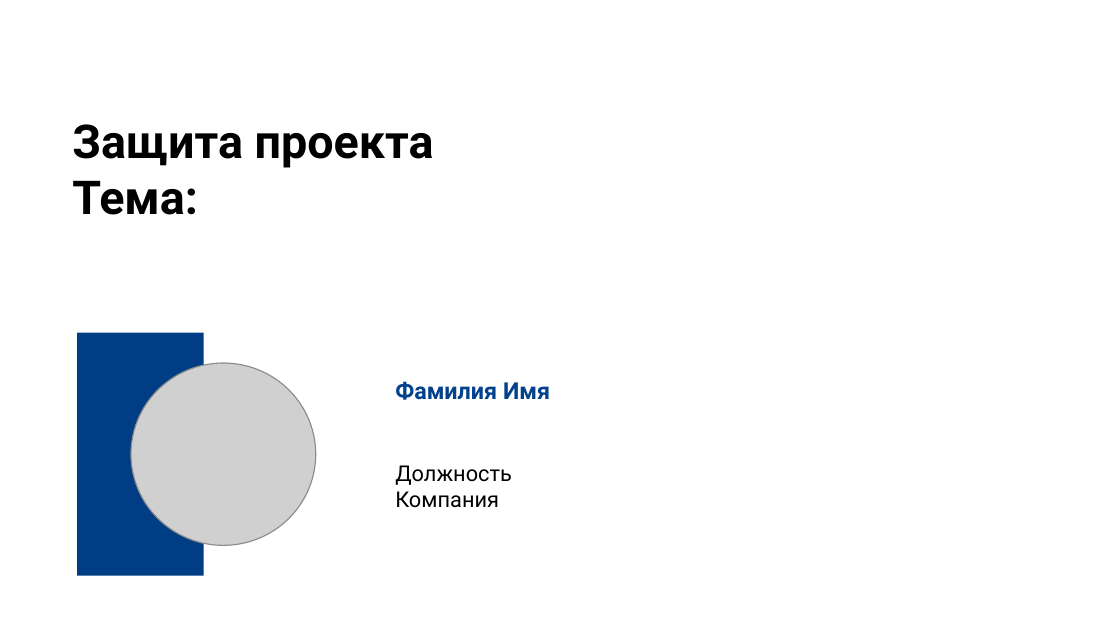
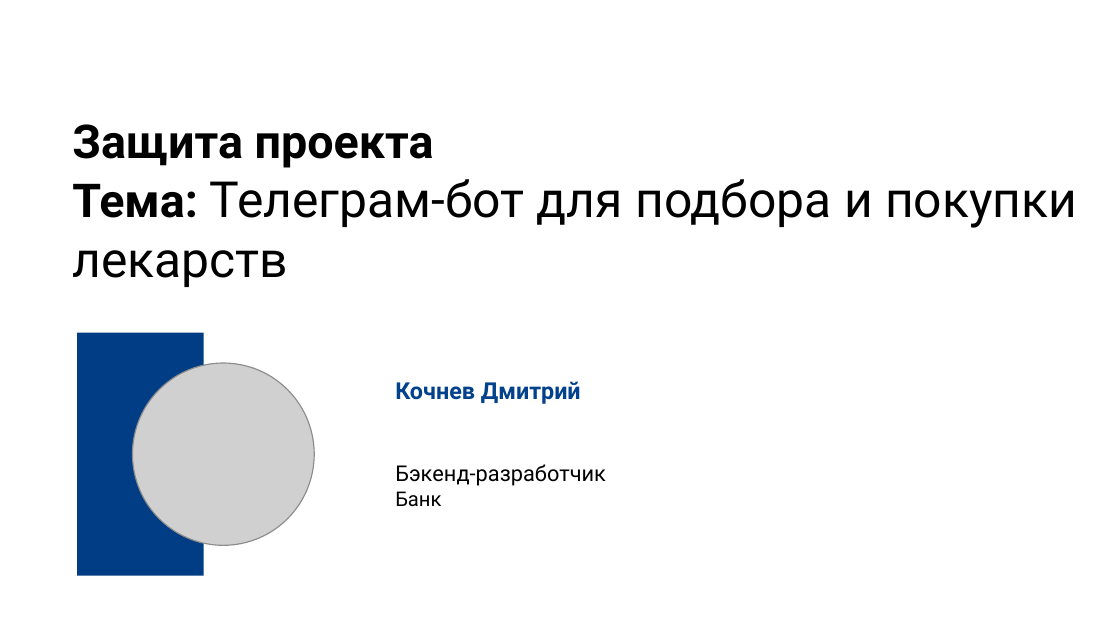
Before and after one commit to kochnevd/course-microservices, a slide deck: slide 3 of course-project/materials/Защита проекта.pptx. Drawn at 1120x630 pixels with LibreOffice and Linux fonts; fonts in the diff are those of the drawing; grey boxes stand for pictures; background and template pictures are left out. Boxes give left, top, right and bottom in pixels: in the first picture for what was removed or moved away, otherwise in the second. Text is boxed around its words. In the diff, an @@ line names an element or a change of style, - is before the commit and + after.

```diff
--- a/course-project/materials/Защита проекта.pptx
+++ b/course-project/materials/Защита проекта.pptx
@@ title at [72, 179, 1077, 287]: text changed; size 30 to 32 pt; bold off @@
-Тема:
+Тема: Телеграм-бот для подбора и покупки лекарств
@@ subtitle at [395, 381, 581, 404]: text changed @@
-Фамилия Имя
+Кочнев Дмитрий
@@ subtitle at [395, 464, 606, 507]: text changed @@
-Должность
-Компания
+Бэкенд-разработчик
+Банк
```
Also in this commit, not shown: 8 slides added, 13 slides removed.
